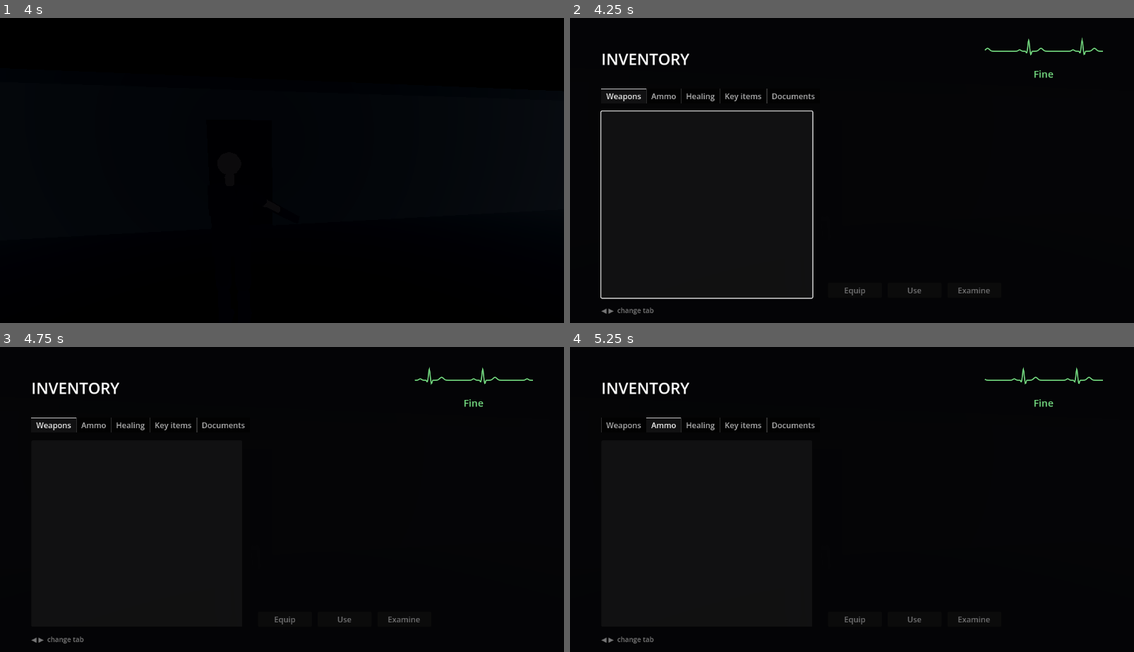
Above: before the commit, frames 1-4 (two rows, left to right).
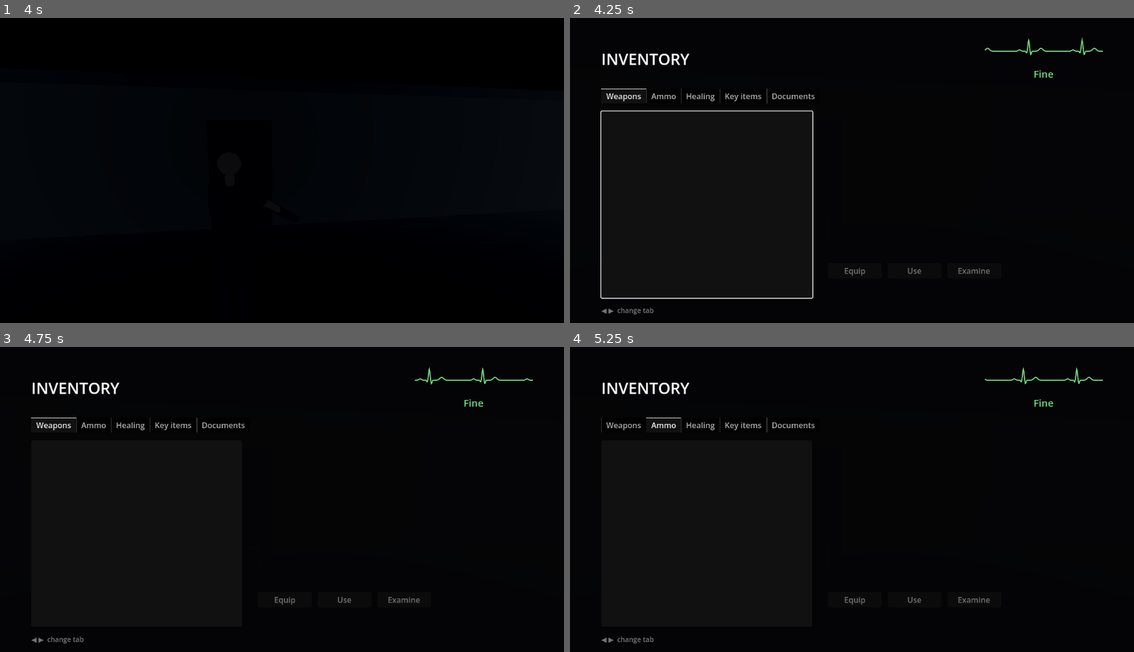
Above: after the commit, the same moments.

Repository: Tarekun/horrorgioco2
Game: Godot game, scene res://scenes/levels/graybox_level.tscn
Same seed, same stepped clock (60 frames per second), same inputs: the game is played once before the commit and once after it. This scene is started directly instead of the project's main scene. Sound files missing from this copy of the repository are replaced by a short silence.
Inputs (mouse positions are in pixels of both pictures, inside the frame that each line leads up to):
- Up to frame 1 (4 s): tap Enter at 0.5, 3.5 s; move the mouse to (310, 176) at 0.52 s; hold W (move_forward) from 0.53 s (still down); click (310, 176) at 0.6 s; move the mouse to (253, 176) at 1.27 s; tap Space (dodge) at 1.35, 2.75 s; click (253, 176) at 1.42 s; move the mouse to (293, 170) at 2.02 s; hold F (flashlight) 2.03-2.78 s; click (293, 170) at 2.17 s; move the mouse to (276, 182) at 2.77 s; tap E (interact) at 2.85 s; click (276, 182) at 2.92 s; move the mouse to (321, 179) at 3.52 s; tap Down (look_down) at 3.6 s; click (321, 179) at 3.67 s
- Up to frame 2 (4.25 s): keep holding W (move_forward); tap I (inventory) at 4.15 s
- Up to frame 3 (4.75 s): release W (move_forward) at 4.25 s; drag from (112, 456) to (197, 426) at 4.27 s
- Up to frame 4 (5.25 s): move the mouse to (880, 505) at 5.02 s; hold S (move_back) from 5.03 s (still down); tap Right (look_right) at 5.1 s; click (880, 505) at 5.17 s

Frame 1 is identical in both runs. In frame 2, 0.3% of the frame differs, in the area x 48-75%, y 81-91%; in frame 3, 0.3%; in frame 4, 0.3%.

Commit message:
Add healing items (#76)
Health drink (+30), first aid kit (+70) and ampoule (full heal) as item
definitions. A new PlayerItems node answers the inventory screen's Use:
it heals through the HealthComponent and consumes the item, and the
status readout follows. At full health the item is kept and the screen
says why. The graybox level gets a health drink and a first aid kit.

Co-Authored-By: Claude Opus 5.5 <noreply@anthropic.com>

Diff:
--- /dev/null
+++ b/assets/data/items/ampoule.tres
@@ -0,0 +1,11 @@
+[gd_resource type="Resource" script_class="ItemData" load_steps=2 format=3]
+
+[ext_resource type="Script" path="res://scripts/items/item_data.gd" id="1"]
+
+[resource]
+script = ExtResource("1")
+id = &"ampoule"
+display_name = "Ampoule"
+category = 2
+description = "A glass ampoule of something clear, with no label. Restores all health."
+is_full_heal = true
--- /dev/null
+++ b/assets/data/items/first_aid_kit.tres
@@ -0,0 +1,11 @@
+[gd_resource type="Resource" script_class="ItemData" load_steps=2 format=3]
+
+[ext_resource type="Script" path="res://scripts/items/item_data.gd" id="1"]
+
+[resource]
+script = ExtResource("1")
+id = &"first_aid_kit"
+display_name = "First aid kit"
+category = 2
+description = "A beach lifeguard's kit: gauze, disinfectant, tape. Restores a lot of health."
+heal_amount = 70.0
--- /dev/null
+++ b/assets/data/items/health_drink.tres
@@ -0,0 +1,11 @@
+[gd_resource type="Resource" script_class="ItemData" load_steps=2 format=3]
+
+[ext_resource type="Script" path="res://scripts/items/item_data.gd" id="1"]
+
+[resource]
+script = ExtResource("1")
+id = &"health_drink"
+display_name = "Health drink"
+category = 2
+description = "A can of an energy drink with a cartoon heart on it, still cold. Restores a little health."
+heal_amount = 30.0
--- a/scenes/levels/graybox_level.tscn
+++ b/scenes/levels/graybox_level.tscn
@@ -10,6 +10,8 @@
 [ext_resource type="PackedScene" path="res://scenes/items/pickup.tscn" id="8"]
 [ext_resource type="Resource" path="res://assets/data/items/pistol_ammo.tres" id="9"]
 [ext_resource type="Resource" path="res://assets/data/items/shotgun_shells.tres" id="10"]
+[ext_resource type="Resource" path="res://assets/data/items/health_drink.tres" id="11"]
+[ext_resource type="Resource" path="res://assets/data/items/first_aid_kit.tres" id="12"]
 
 [sub_resource type="BoxShape3D" id="Shape_0"]
 size = Vector3(11.3, 3.0, 0.3)
@@ -707,7 +709,7 @@
 amount = 8
 
 [node name="PistolAmmoOffice" parent="Pickups" instance=ExtResource("8")]
-transform = Transform3D(1, 0, 0, 0, 1, 0, 0, 0, 1, 1.3, 0, -7)
+transform = Transform3D(1, 0, 0, 0, 1, 0, 0, 0, 1, 1.5, 0, -7)
 item = ExtResource("9")
 amount = 8
 
@@ -715,3 +717,11 @@
 transform = Transform3D(1, 0, 0, 0, 1, 0, 0, 0, 1, -8, 0, 15.2)
 item = ExtResource("10")
 amount = 4
+
+[node name="HealthDrinkLobby" parent="Pickups" instance=ExtResource("8")]
+transform = Transform3D(1, 0, 0, 0, 1, 0, 0, 0, 1, 2, 0, 5)
+item = ExtResource("11")
+
+[node name="FirstAidKitStorage" parent="Pickups" instance=ExtResource("8")]
+transform = Transform3D(1, 0, 0, 0, 1, 0, 0, 0, 1, -9, 0, 5)
+item = ExtResource("12")
--- a/scenes/player/player.tscn
+++ b/scenes/player/player.tscn
@@ -25,6 +25,7 @@
 [ext_resource type="AudioStream" path="res://assets/audio/breath_heavy.wav" id="22"]
 [ext_resource type="Script" path="res://scripts/player/player_stamina_cues.gd" id="23"]
 [ext_resource type="PackedScene" path="res://scenes/ui/inventory_screen.tscn" id="24"]
+[ext_resource type="Script" path="res://scripts/player/player_items.gd" id="25"]
 
 [sub_resource type="CapsuleShape3D" id="CapsuleShape3D_1"]
 radius = 0.35
@@ -119,6 +120,12 @@
 [node name="InventoryScreen" parent="." node_paths=PackedStringArray("player") instance=ExtResource("24")]
 player = NodePath("..")
 
+[node name="PlayerItems" type="Node" parent="." node_paths=PackedStringArray("player", "health_component", "inventory_screen")]
+script = ExtResource("25")
+player = NodePath("..")
+health_component = NodePath("../HealthComponent")
+inventory_screen = NodePath("../InventoryScreen")
+
 [node name="HealthOverlay" parent="." instance=ExtResource("19")]
 
 [node name="PlayerHealthCues" type="Node" parent="." node_paths=PackedStringArray("health_component", "player", "model", "overlay", "heartbeat_player", "breath_player")]
--- a/scenes/ui/inventory_screen.tscn
+++ b/scenes/ui/inventory_screen.tscn
@@ -3,7 +3,7 @@
 [ext_resource type="Script" path="res://scripts/ui/inventory_screen.gd" id="1"]
 [ext_resource type="Script" path="res://scripts/ui/ecg_line.gd" id="2"]
 
-[node name="InventoryScreen" type="CanvasLayer" node_paths=PackedStringArray("panel", "tab_bar", "item_list", "item_name_label", "description_label", "equip_button", "use_button", "examine_button", "ecg_line", "status_label")]
+[node name="InventoryScreen" type="CanvasLayer" node_paths=PackedStringArray("panel", "tab_bar", "item_list", "item_name_label", "description_label", "equip_button", "use_button", "examine_button", "message_label", "ecg_line", "status_label")]
 process_mode = 3
 layer = 15
 script = ExtResource("1")
@@ -15,6 +15,7 @@
 equip_button = NodePath("Panel/Margin/Layout/Body/Details/Actions/EquipButton")
 use_button = NodePath("Panel/Margin/Layout/Body/Details/Actions/UseButton")
 examine_button = NodePath("Panel/Margin/Layout/Body/Details/Actions/ExamineButton")
+message_label = NodePath("Panel/Margin/Layout/Body/Details/Message")
 ecg_line = NodePath("Panel/Margin/Layout/Header/Status/EcgLine")
 status_label = NodePath("Panel/Margin/Layout/Header/Status/StatusLabel")
 
@@ -127,6 +128,12 @@
 layout_mode = 2
 text = "Examine"
 
+[node name="Message" type="Label" parent="Panel/Margin/Layout/Body/Details"]
+custom_minimum_size = Vector2(0, 28)
+layout_mode = 2
+modulate = Color(0.95, 0.85, 0.6, 1)
+autowrap_mode = 3
+
 [node name="Footer" type="Label" parent="Panel/Margin/Layout"]
 modulate = Color(1, 1, 1, 0.45)
 layout_mode = 2
--- a/scripts/items/item_data.gd
+++ b/scripts/items/item_data.gd
@@ -24,6 +24,12 @@
 ## Picture shown on the inventory screen (optional).
 @export var icon: Texture2D
 
+@export_group("Healing")
+## Health a healing item restores.
+@export var heal_amount: float = 0.0
+## Restores all health, whatever `heal_amount` says.
+@export var is_full_heal: bool = false
+
 
 ## Whether the inventory screen offers Equip for it: weapons.
 func is_equippable() -> bool:
@@ -33,3 +39,8 @@
 ## Whether the inventory screen offers Use for it: healing items.
 func is_usable() -> bool:
 	return category == Category.HEALING
+
+
+## Health this item restores to someone with `max_health`.
+func get_healing(max_health: float) -> float:
+	return max_health if is_full_heal else heal_amount
--- /dev/null
+++ b/scripts/player/player_items.gd
@@ -0,0 +1,46 @@
+## Carries out what the player asks for on the inventory screen.
+##
+## Use on a healing item heals through the HealthComponent and consumes the
+## item; the screen's status readout follows the health change. At full health
+## the item is kept and the screen says why. Since the inventory screen pauses
+## the game, using an item is instant and safe.
+
+class_name PlayerItems
+extends Node
+
+## Shown when a healing item would be wasted.
+const FULL_HEALTH_MESSAGE: String = "You don't need that right now."
+
+@export var player: Player
+@export var health_component: HealthComponent
+@export var inventory_screen: InventoryScreen
+
+
+func _ready() -> void:
+	inventory_screen.use_requested.connect(_on_use_requested)
+
+
+## Uses one `item` from the inventory. Returns a message for the player, or ""
+## when the item was used (or isn't held).
+func use_item(item: ItemData) -> String:
+	if not player.inventory.has(item) or not item.is_usable():
+		return ""
+	if item.category == ItemData.Category.HEALING:
+		return _heal_with(item)
+	return ""
+
+
+func _heal_with(item: ItemData) -> String:
+	if health_component.is_dead:
+		return ""
+	if health_component.current_health >= health_component.max_health:
+		return FULL_HEALTH_MESSAGE
+	health_component.heal(item.get_healing(health_component.max_health))
+	player.inventory.remove(item)
+	return ""
+
+
+func _on_use_requested(item: ItemData) -> void:
+	var message: String = use_item(item)
+	if not message.is_empty():
+		inventory_screen.show_message(message)
--- a/scripts/ui/inventory_screen.gd
+++ b/scripts/ui/inventory_screen.gd
@@ -47,6 +47,9 @@
 @export var use_button: Button
 @export var examine_button: Button
 
+## A short reply to an action ("You don't need that right now.").
+@export var message_label: Label
+
 @export_group("Status")
 @export var ecg_line: EcgLine
 @export var status_label: Label
@@ -122,6 +125,7 @@
 	panel.visible = true
 	get_tree().paused = true
 	Input.set_mouse_mode(Input.MOUSE_MODE_VISIBLE)
+	message_label.text = ""
 	refresh()
 	_update_status()
 	item_list.grab_focus()
@@ -188,6 +192,11 @@
 	var item: ItemData = get_selected_item()
 	if item:
 		description_label.text = item.description
+
+
+## Shows a short reply to an action until another item is selected.
+func show_message(text: String) -> void:
+	message_label.text = text
 
 
 ## Rebuilds the list for the current tab, keeping the selection on the same
@@ -226,6 +235,7 @@
 func _show_details(item: ItemData) -> void:
 	if item != _shown_item:
 		description_label.text = ""
+		message_label.text = ""
 	_shown_item = item
 	item_name_label.text = item.display_name if item else ""
 	equip_button.disabled = item == null or not item.is_equippable()
--- /dev/null
+++ b/tests/player/test_player_items.gd
@@ -0,0 +1,121 @@
+## Tests for using items from the inventory screen: the healing items.
+
+extends GutTest
+
+const PLAYER_SCENE: PackedScene = preload("res://scenes/player/player.tscn")
+const DRINK: ItemData = preload("res://assets/data/items/health_drink.tres")
+const FIRST_AID: ItemData = preload("res://assets/data/items/first_aid_kit.tres")
+const AMPOULE: ItemData = preload("res://assets/data/items/ampoule.tres")
+const ROUNDS: ItemData = preload("res://assets/data/items/pistol_ammo.tres")
+
+var _player: Player
+var _items: PlayerItems
+var _health: HealthComponent
+var _screen: InventoryScreen
+
+
+func before_each() -> void:
+	_player = PLAYER_SCENE.instantiate() as Player
+	add_child_autofree(_player)
+	_items = _player.get_node("PlayerItems") as PlayerItems
+	_health = _player.health_component
+	_screen = _player.get_node("InventoryScreen") as InventoryScreen
+	await get_tree().process_frame
+
+
+func after_each() -> void:
+	get_tree().paused = false
+	Input.set_mouse_mode(Input.MOUSE_MODE_VISIBLE)
+
+
+## Sets health to `value` points.
+func _set_health(value: float) -> void:
+	_health.take_damage(_health.current_health - value)
+
+
+func test_the_healing_items_are_defined() -> void:
+	for item: ItemData in [DRINK, FIRST_AID, AMPOULE]:
+		assert_eq(item.category, ItemData.Category.HEALING, item.id)
+		assert_true(item.is_usable(), item.id)
+		assert_eq(ItemCatalog.find(item.id), item)
+
+
+func test_a_health_drink_heals_30() -> void:
+	_set_health(40.0)
+	_player.inventory.add(DRINK)
+	assert_eq(_items.use_item(DRINK), "")
+	assert_eq(_health.current_health, 70.0)
+
+
+func test_a_first_aid_kit_heals_70() -> void:
+	_set_health(20.0)
+	_player.inventory.add(FIRST_AID)
+	_items.use_item(FIRST_AID)
+	assert_eq(_health.current_health, 90.0)
+
+
+func test_an_ampoule_heals_fully() -> void:
+	_set_health(5.0)
+	_player.inventory.add(AMPOULE)
+	_items.use_item(AMPOULE)
+	assert_eq(_health.current_health, _health.max_health)
+
+
+func test_healing_stops_at_max_health() -> void:
+	_set_health(90.0)
+	_player.inventory.add(FIRST_AID)
+	_items.use_item(FIRST_AID)
+	assert_eq(_health.current_health, 100.0)
+
+
+func test_using_one_consumes_one() -> void:
+	_set_health(10.0)
+	_player.inventory.add(DRINK, 3)
+	_items.use_item(DRINK)
+	assert_eq(_player.inventory.count(DRINK), 2)
+
+
+func test_cannot_be_used_at_full_health() -> void:
+	_player.inventory.add(DRINK)
+	assert_eq(_items.use_item(DRINK), PlayerItems.FULL_HEALTH_MESSAGE)
+	assert_eq(_player.inventory.count(DRINK), 1)
+	assert_eq(_health.current_health, 100.0)
+
+
+func test_an_item_not_held_does_nothing() -> void:
+	_set_health(40.0)
+	assert_eq(_items.use_item(DRINK), "")
+	assert_eq(_health.current_health, 40.0)
+
+
+func test_ammo_cannot_be_used() -> void:
+	_set_health(40.0)
+	_player.inventory.add(ROUNDS, 8)
+	_items.use_item(ROUNDS)
+	assert_eq(_player.inventory.count(ROUNDS), 8)
+
+
+func test_use_on_the_screen_heals_and_updates_the_status() -> void:
+	_set_health(20.0)
+	_player.inventory.add(FIRST_AID)
+	_screen.open()
+	_screen.select_tab(ItemData.Category.HEALING)
+	assert_eq(_screen.status_label.text, "Danger")
+	_screen.use_button.pressed.emit()
+	assert_eq(_health.current_health, 90.0)
+	assert_false(_player.inventory.has(FIRST_AID))
+	assert_eq(_screen.status_label.text, "Fine")
+	assert_eq(_screen.item_list.item_count, 0)
+
+
+func test_the_screen_says_why_at_full_health() -> void:
+	_player.inventory.add(DRINK)
+	_player.inventory.add(AMPOULE)
+	_screen.open()
+	_screen.select_tab(ItemData.Category.HEALING)
+	_screen.use_button.pressed.emit()
+	assert_eq(_screen.message_label.text, PlayerItems.FULL_HEALTH_MESSAGE)
+	assert_eq(_player.inventory.count(DRINK), 1)
+	# Picking another item clears it.
+	_screen.select_item(AMPOULE)
+	assert_eq(_screen.message_label.text, "")
Not shown: 1 places in scenes/levels/graybox_level.tscn that only renumber resources
Not shown: 1 places in scenes/player/player.tscn that only renumber resources
Not shown, added: scripts/player/player_items.gd.uid
Not shown, added: tests/player/test_player_items.gd.uid
Not shown, changed: docs/design/gameplay.md
